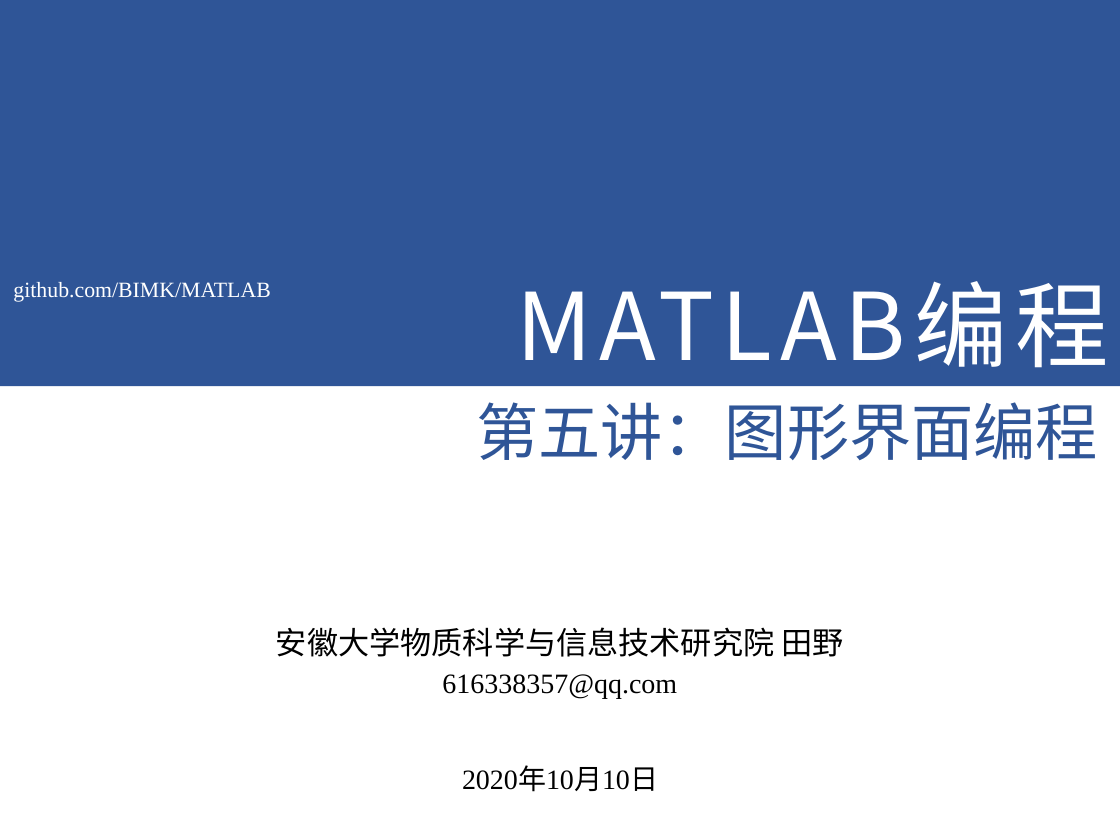
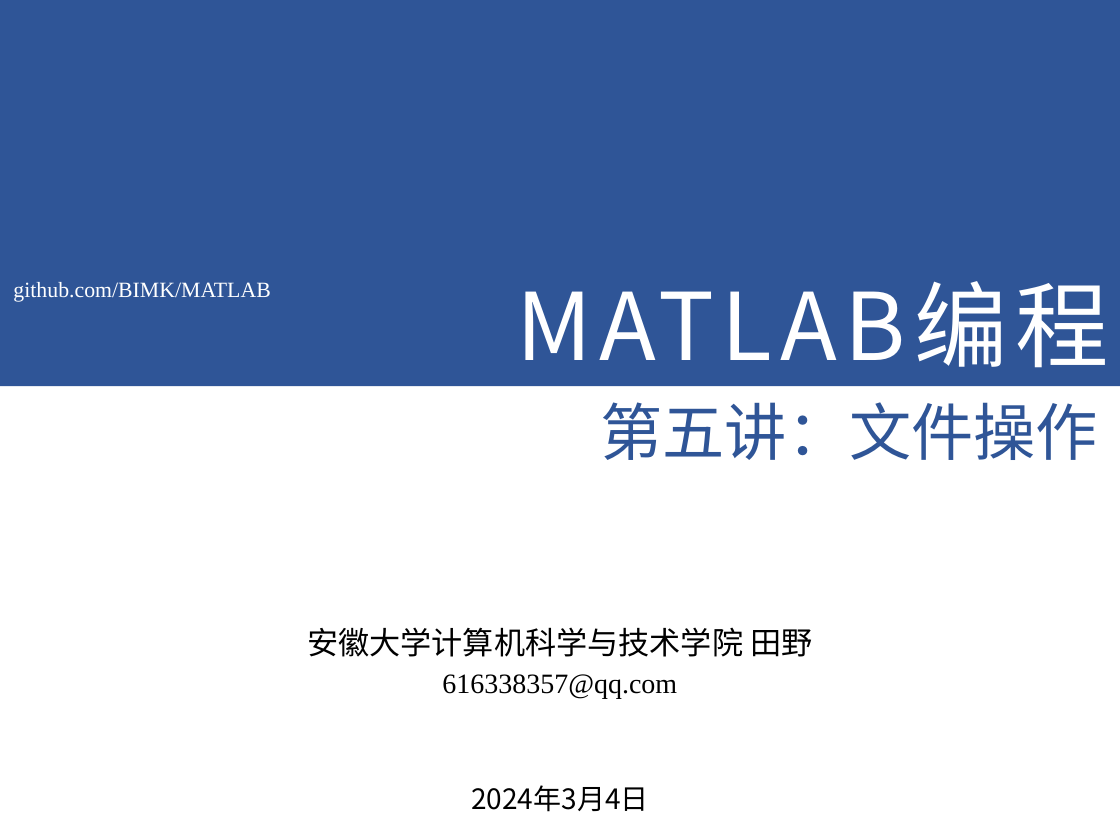
Before and after one commit to BIMK/MATLAB, a slide deck: slide 1 of slides/第5讲.pptx. Drawn at 1120x840 pixels with LibreOffice and Linux fonts; fonts in the diff are those of the drawing; background and template pictures are left out. Boxes give left, top, right and bottom in pixels: in the first picture for what was removed or moved away, otherwise in the second. Text is boxed around its words. In the diff, an @@ line names an element or a change of style, - is before the commit and + after.

```diff
--- a/slides/第5讲.pptx
+++ b/slides/第5讲.pptx
@@ text at <box>601,402,1098,460</box>: text changed @@
-第五讲：图形界面编程
+第五讲：文件操作
@@ text at <box>307,627,812,657</box>: text changed @@
-安徽大学物质科学与信息技术研究院 田野
+安徽大学计算机科学与技术学院 田野
@@ text removed at <box>462,768,658,792</box> @@
-2020年10月10日
@@ text added at <box>471,785,648,812</box>, 18 pt, text #000000 @@
+2024年3月4日
```
Also in this commit, not shown: 2 other slides changed, 30 slides added, 26 slides removed, 7 other files.
